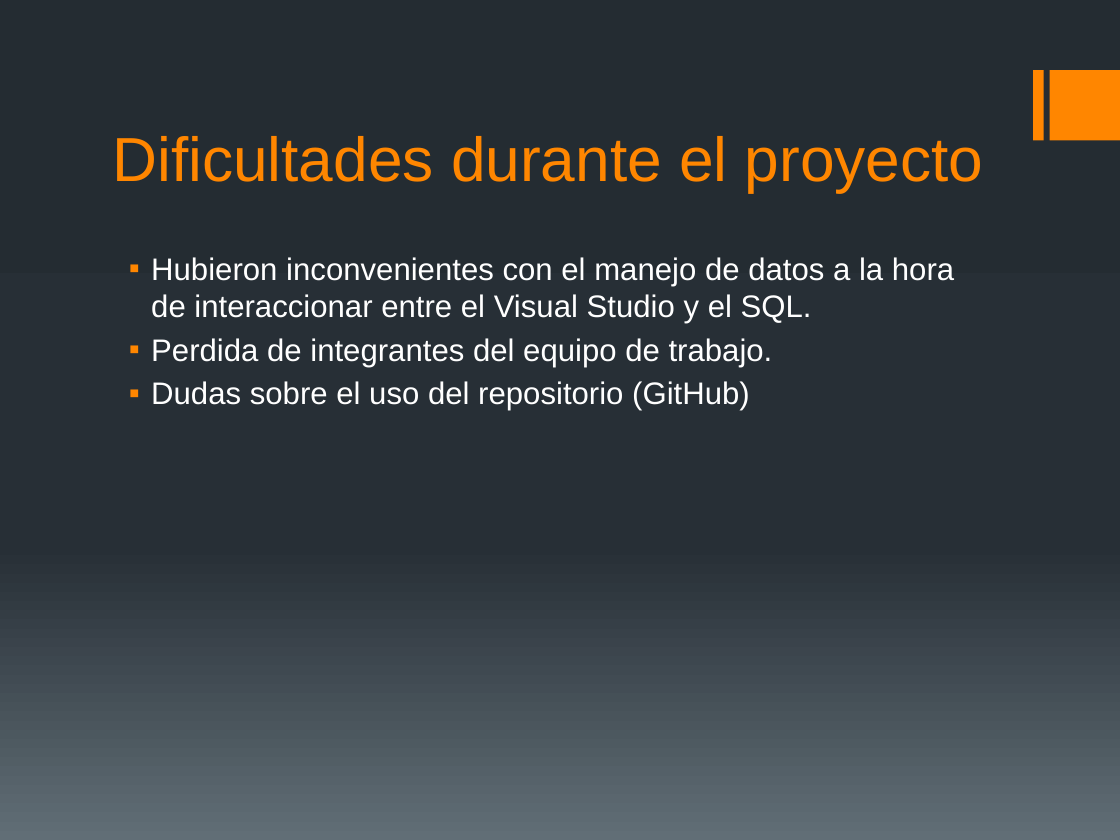
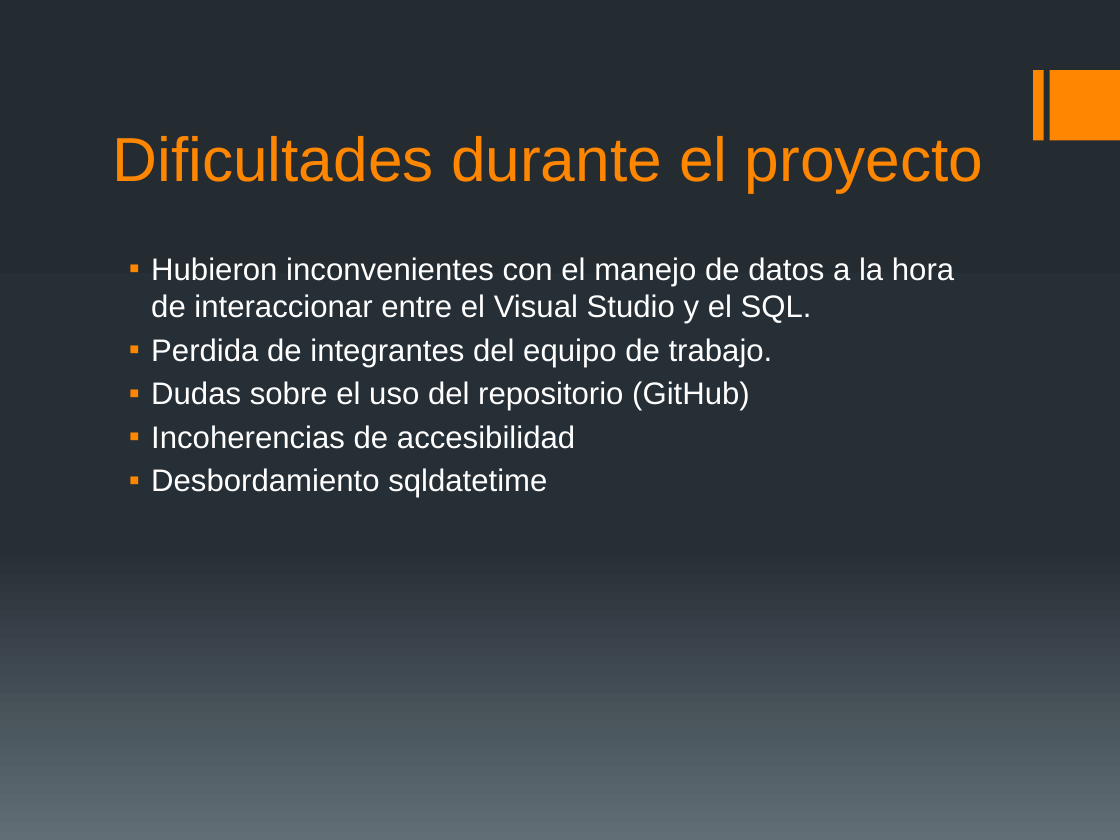
Before and after one commit to Chalolop/Los-Piratas-S.A, a slide deck: slide 4 of PresentacionProyecto.pptx. Drawn at 1120x840 pixels with LibreOffice and Linux fonts; fonts in the diff are those of the drawing. Boxes give left, top, right and bottom in pixels: in the first picture for what was removed or moved away, otherwise in the second. Text is boxed around its words. In the diff, an @@ line names an element or a change of style, - is before the commit and + after.

Commit message:
problemas
Se insertó dos problemas mas

```diff
--- a/PresentacionProyecto.pptx
+++ b/PresentacionProyecto.pptx
@@ text at (151,425,575,498): paragraphs added @@
+▪ Incoherencias de accesibilidad
+▪ Desbordamiento sqldatetime
```
